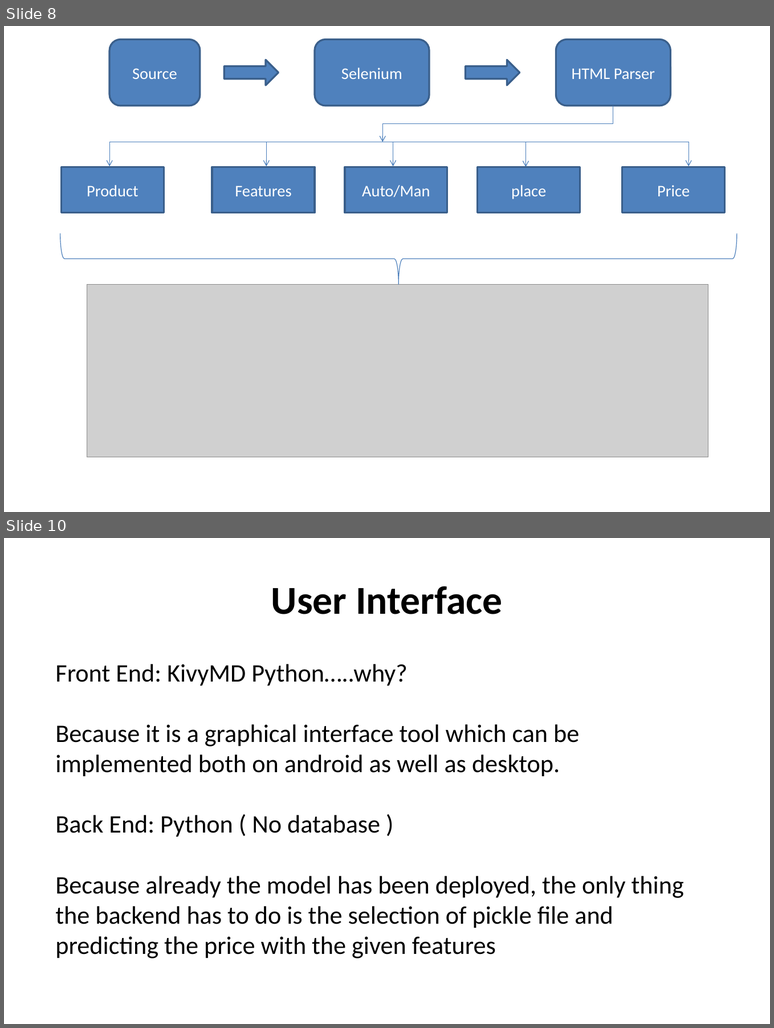
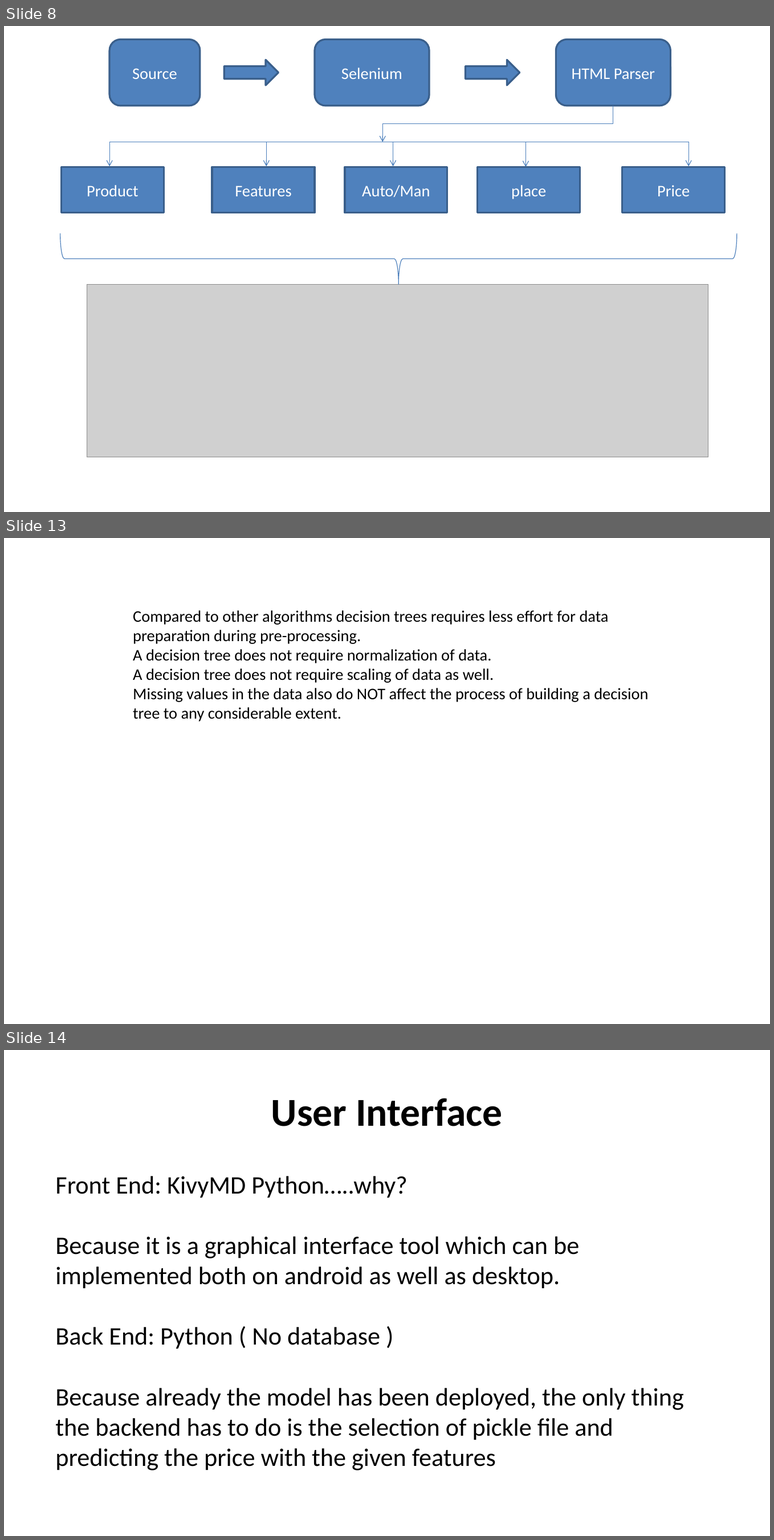
Before and after one commit to varunpanchal283/Major-Project, a slide deck: Car Resale Price Prediction.pptx. Shown one above the other, each under a label of ours: slides 8 and 10 before the commit, slides 8, 13 and 14 after it; the slides between them are not shown. The pictures are 774x1028 and 774x1540 pixels, drawn with LibreOffice and Linux fonts; fonts in the diff are those of the drawing; grey boxes stand for pictures. Boxes give left, top, right and bottom in pixels: in the first picture for what was removed or moved away, otherwise in the second. Text is boxed around its words. In the diff, an @@ line names an element or a change of style, - is before the commit and + after.

```diff
--- a/Car Resale Price Prediction.pptx
+++ b/Car Resale Price Prediction.pptx
@@ slide 13 added at (4, 538, 770, 1024), background #FFFFFF @@
@@ text added at (133, 610, 648, 722), 18 pt, text #000000 @@
+Compared to other algorithms decision trees requires less effort for data preparation during pre-processing.
+A decision tree does not require normalization of data.
+A decision tree does not require scaling of data as well.
+Missing values in the data also do NOT affect the process of building a decision tree to any considerable extent.
@@ what was slide 10 is now slide 14 @@
```
Also in this commit, not shown: 3 slides changed, 4 other slides added, 2 slides removed.
